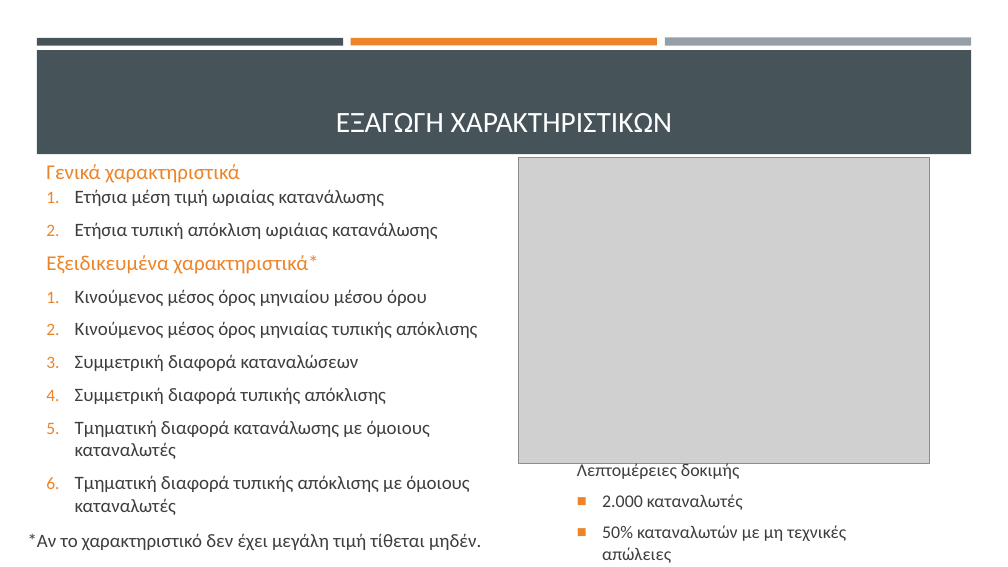
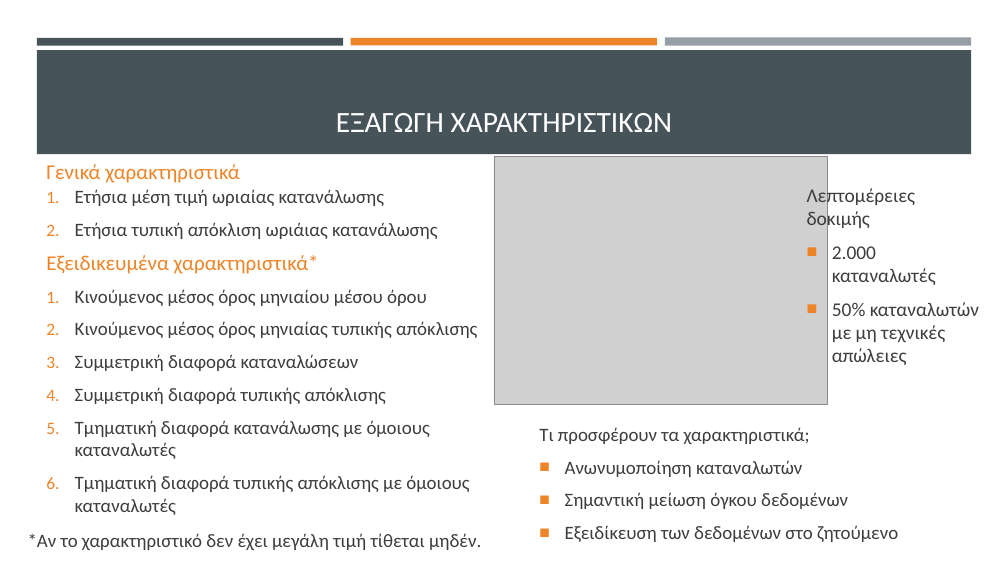
Before and after one commit to thanmitsel/Theft-detection, a slide deck: slide 10 of LateX/Presentation/Ανιχνευση μη τεχνικων απωλειων με συστηματα μηχανικης μαθησης.pptx. Drawn at 1008x567 pixels with LibreOffice and Linux fonts; fonts in the diff are those of the drawing; grey boxes stand for pictures. Boxes give left, top, right and bottom in pixels: in the first picture for what was removed or moved away, otherwise in the second. Text is boxed around its words. In the diff, an @@ line names an element or a change of style, - is before the commit and + after.

```diff
--- a/LateX/Presentation/Ανιχνευση μη τεχνικων απωλειων με συστηματα μηχανικης μαθησης.pptx
+++ b/LateX/Presentation/Ανιχνευση μη τεχνικων απωλειων με συστηματα μηχανικης μαθησης.pptx
@@ picture: place and size @@
-picture at (519,158,930,464)
+picture at (494,157,827,405)
@@ text "Λεπτομέρειες δοκιμής": place and size @@
-text "Λεπτομέρειες δοκιμής" at (577,461,846,563)
+text "Λεπτομέρειες δοκιμής" at (807,186,979,365)
@@ text "Λεπτομέρειες δοκιμής" at (807,186,979,365): size 17 to 18.5 pt @@
@@ text added at (539,427,898,542), 18 pt, text #3D3D3D @@
+Τι προσφέρουν τα χαρακτηριστικά;
+■ Ανωνυμοποίηση καταναλωτών
+■ Σημαντική μείωση όγκου δεδομένων
+■ Εξειδίκευση των δεδομένων στο ζητούμενο
```
Also in this commit, not shown: 3 other slides changed, 3 other files.
